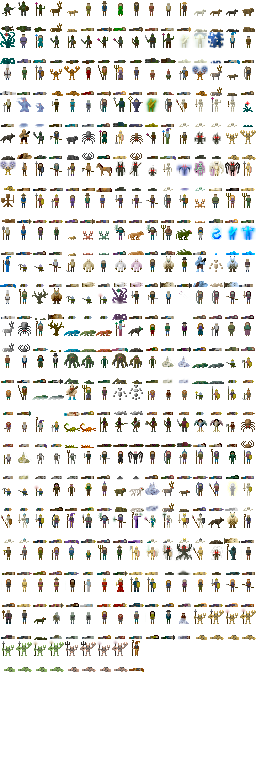
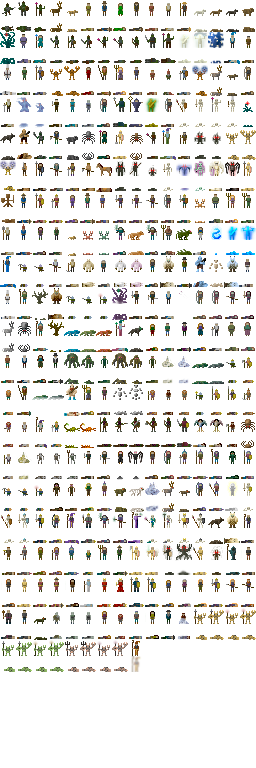
Layered file, before and after one edit (256px x 768px). Changes by layer:
painted on "Background" over [129, 656, 144, 672]
